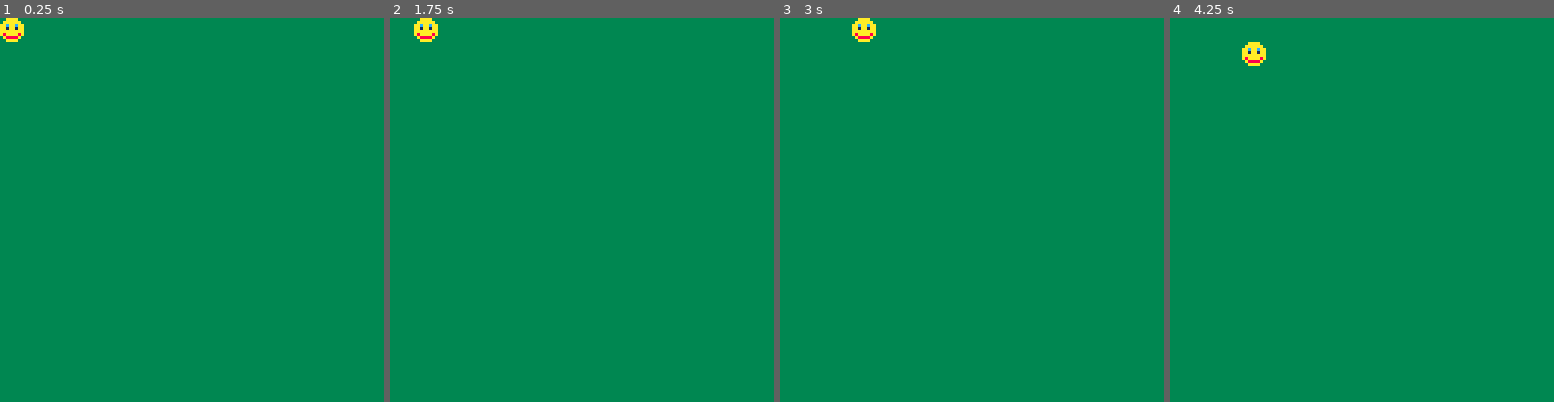
Above: before the commit, frames 1-4 (left to right).
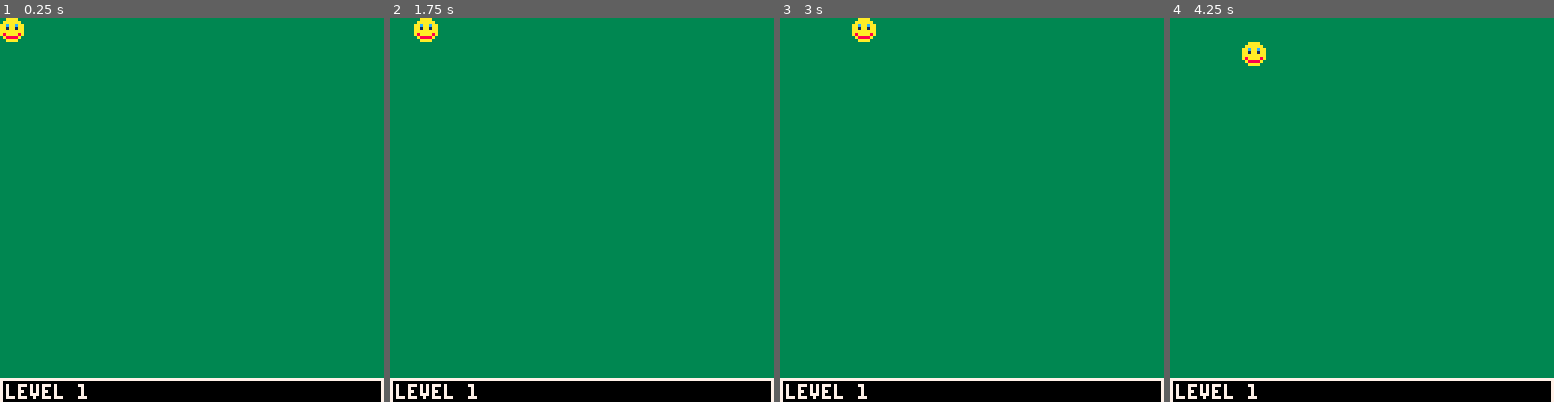
Above: after the commit, the same moments.

Repository: jlbeard84/pico8-nudge-nudge
Game: PICO-8 cartridge nudge-nudge.p8
Two runs of this game, one before a commit and one after it. Both use one fixed random seed, a clock stepped at 60 frames per second and the inputs below.
Inputs:
- Up to frame 1 (0.25 s): no input
- Up to frame 2 (1.75 s): hold Right from 1.6 s (still down)
- Up to frame 3 (3 s): release Right at 2.1 s; hold Up 2.15-2.42 s; hold Right from 2.47 s (still down)
- Up to frame 4 (4.25 s): release Right at 3.03 s; hold Left 3.08-3.58 s; hold Down 3.63-3.97 s; hold Right from 4.02 s (still down)

The runs differ from the first frame. In frame 1, 6.2% of the frame differs, in the area x 0-100%, y 93-100%; in frame 2, 6.2%; in frame 3, 6.2%; in frame 4, 6.2%.

Commit message:
Added hud

Diff:
--- a/nudge-nudge.p8
+++ b/nudge-nudge.p8
@@ -1,12 +1,13 @@
 pico-8 cartridge // http://www.pico-8.com
 version 15
 __lua__
+--game
+level=1
+gridsquare=8
+
 --player
 playerx=0
 playery=0
-
---grid size
-gridsquare=8
 
 function moveplayer()
  if btnp(0) then
@@ -21,24 +22,34 @@
 
  if playerx < 0 then
  	playerx=0
+ 	sfx(0)
  elseif playerx > 127 then
  	playerx=120
+ 	sfx(0)
  elseif playery < 0 then
  	playery=0
- elseif playery > 127 then
- 	playery=120
+ 	sfx(0)
+ elseif playery > 119 then
+ 	playery=112
+ 	sfx(0)
  end
-
 end
 
 function _update()
 	moveplayer()
 end
 
+function drawhud()
+	rectfill(0,120,127,127,0)
+	rect(0,120,127,128,7)
+	print("level "..level,2,122,7)
+end
+
 function _draw()
-	rectfill(0,0,128,128,3)
+	rectfill(0,0,127,119,3)
 	--player
 	spr(001,playerx,playery)
+	drawhud()
 end
 
 __gfx__
Not shown, changed: the sound effects (__sfx__) section of nudge-nudge.p8
